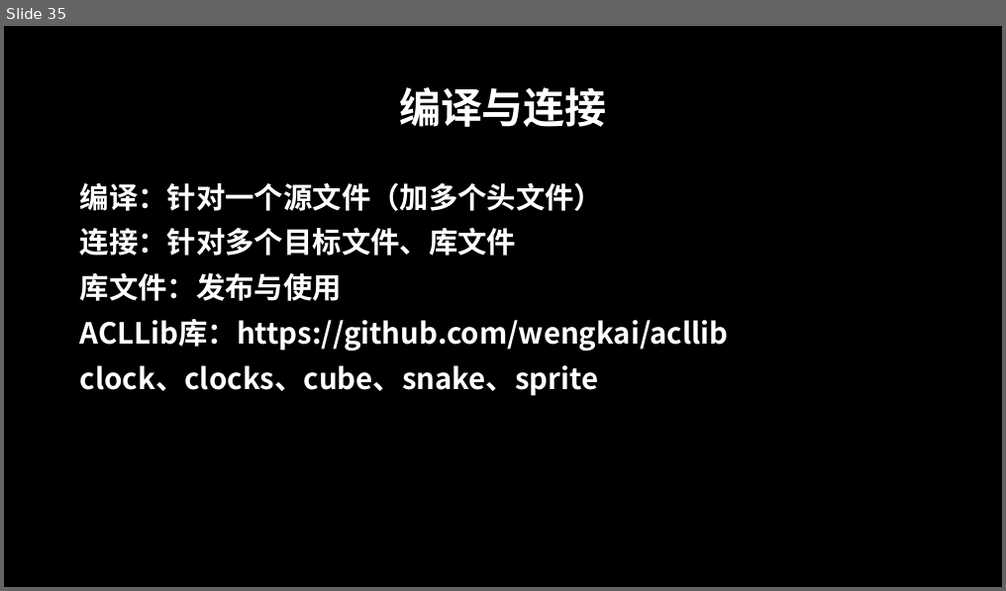
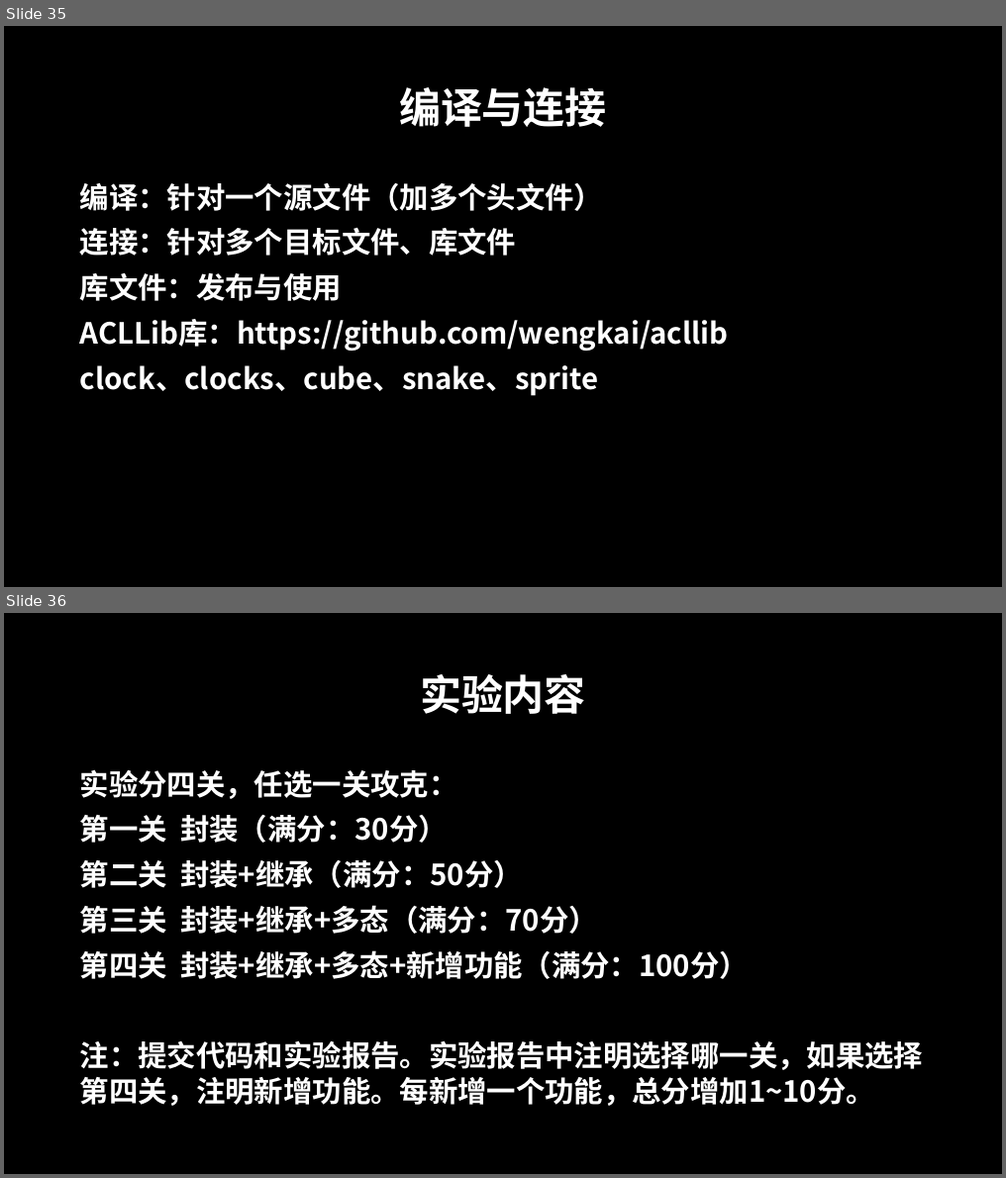
Before and after one commit to MisterFishing/cpp, a slide deck: index.pptx. Shown one above the other, each under a label of ours: slide 35 before the commit, slides 35 and 36 after it. The pictures are 1006x591 and 1006x1178 pixels, drawn with LibreOffice and Linux fonts; fonts in the diff are those of the drawing; background and template pictures are left out. Boxes give left, top, right and bottom in pixels: in the first picture for what was removed or moved away, otherwise in the second. Text is boxed around its words. In the diff, an @@ line names an element or a change of style, - is before the commit and + after.

```diff
--- a/index.pptx
+++ b/index.pptx
@@ slide 36 added at box(4, 613, 1002, 1174), background picture (left out) @@
@@ title added at box(420, 674, 586, 714), 40 pt, text #FFFFFF, bold @@
+实验内容
@@ text added at box(80, 769, 923, 1106), 28 pt, text #FFFFFF, bold @@
+实验分四关，任选一关攻克：
+第一关 封装（满分：30分）
+第二关 封装+继承（满分：50分）
+第三关 封装+继承+多态（满分：70分）
+第四关 封装+继承+多态+新增功能（满分：100分）
+注：提交代码和实验报告。实验报告中注明选择哪一关，如果选择第四关，注明新增功能。每新增一个功能，总分增加1~10分。
```
Also in this commit, not shown: 2 other slides added, 19 other files.
